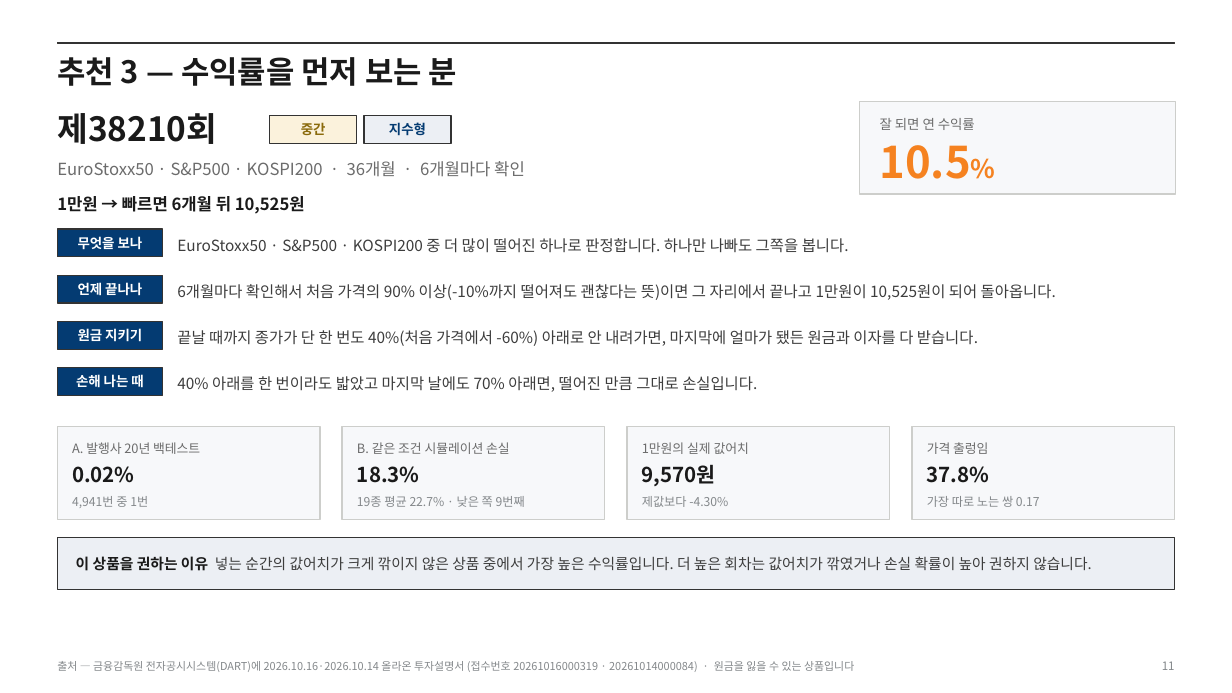
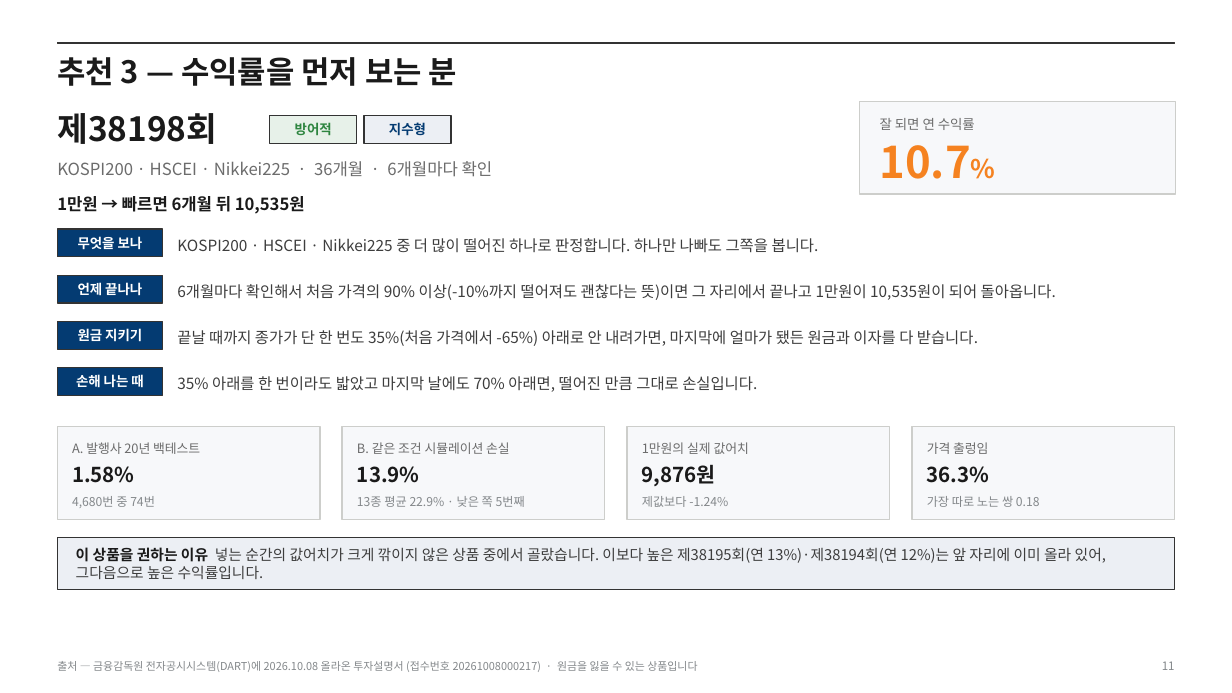
Before and after one commit to hanaroline/work_1, a slide deck: slide 11 of els-analysis-deck.pptx. Drawn at 1232x693 pixels with LibreOffice and Linux fonts; fonts in the diff are those of the drawing. Boxes give left, top, right and bottom in pixels: in the first picture for what was removed or moved away, otherwise in the second. Text is boxed around its words. In the diff, an @@ line names an element or a change of style, - is before the commit and + after.

```diff
--- a/els-analysis-deck.pptx
+++ b/els-analysis-deck.pptx
@@ text at <box>57,113,217,144</box>: text changed @@
-제38210회
+제38198회
@@ rectangle at <box>270,116,357,143</box>: fill #FBF2DC to #E7F1E9 @@
@@ text at <box>295,122,332,135</box>: text changed; text colour #8A6A0B to #2E8540 @@
-중간
+방어적
@@ text at <box>880,145,971,179</box>: text changed @@
-10.5%
+10.7%
@@ text at <box>57,161,493,177</box>: text changed @@
-EuroStoxx50 · S&P500 · KOSPI200 · 36개월 · 6개월마다 확인
+KOSPI200 · HSCEI · Nikkei225 · 36개월 · 6개월마다 확인
@@ text at <box>57,196,305,214</box>: text changed @@
-1만원 → 빠르면 6개월 뒤 10,525원
+1만원 → 빠르면 6개월 뒤 10,535원
@@ text at <box>177,238,819,253</box>: text changed @@
-EuroStoxx50 · S&P500 · KOSPI200 중 더 많이 떨어진 하나로 판정합니다. 하나만 나빠도 그쪽을 봅니다.
+KOSPI200 · HSCEI · Nikkei225 중 더 많이 떨어진 하나로 판정합니다. 하나만 나빠도 그쪽을 봅니다.
@@ text at <box>177,284,1056,300</box>: text changed @@
-6개월마다 확인해서 처음 가격의 90% 이상(-10%까지 떨어져도 괜찮다는 뜻)이면 그 자리에서 끝나고 1만원이 10,525원이 되어 돌아옵니다.
+6개월마다 확인해서 처음 가격의 90% 이상(-10%까지 떨어져도 괜찮다는 뜻)이면 그 자리에서 끝나고 1만원이 10,535원이 되어 돌아옵니다.
@@ text at <box>177,330,978,346</box>: text changed @@
-끝날 때까지 종가가 단 한 번도 40%(처음 가격에서 -60%) 아래로 안 내려가면, 마지막에 얼마가 됐든 원금과 이자를 다 받습니다.
+끝날 때까지 종가가 단 한 번도 35%(처음 가격에서 -65%) 아래로 안 내려가면, 마지막에 얼마가 됐든 원금과 이자를 다 받습니다.
@@ text at <box>177,376,757,392</box>: text changed @@
-40% 아래를 한 번이라도 밟았고 마지막 날에도 70% 아래면, 떨어진 만큼 그대로 손실입니다.
+35% 아래를 한 번이라도 밟았고 마지막 날에도 70% 아래면, 떨어진 만큼 그대로 손실입니다.
@@ text at <box>72,466,135,483</box>: text changed @@
-0.02%
+1.58%
@@ text at <box>357,466,420,483</box>: text changed @@
-18.3%
+13.9%
@@ text at <box>642,464,716,486</box>: text changed @@
-9,570원
+9,876원
@@ text at <box>927,466,990,483</box>: text changed @@
-37.8%
+36.3%
@@ text at <box>72,496,155,508</box>: text changed @@
-4,941번 중 1번
+4,680번 중 74번
@@ text at <box>357,496,525,507</box>: text changed @@
-19종 평균 22.7% · 낮은 쪽 9번째
+13종 평균 22.9% · 낮은 쪽 5번째
@@ text at <box>642,496,728,507</box>: text changed @@
-제값보다 -4.30%
+제값보다 -1.24%
@@ text at <box>927,496,1040,507</box>: text changed @@
-가장 따로 노는 쌍 0.17
+가장 따로 노는 쌍 0.18
@@ text at <box>76,547,1106,579</box>: text changed @@
-이 상품을 권하는 이유 넣는 순간의 값어치가 크게 깎이지 않은 상품 중에서 가장 높은 수익률입니다. 더 높은 회차는 값어치가 깎였거나 손실 확률이 높아 권하지 않습니다.
+이 상품을 권하는 이유 넣는 순간의 값어치가 크게 깎이지 않은 상품 중에서 골랐습니다. 이보다 높은 제38195회(연 13%)·제38194회(연 12%)는 앞 자리에 이미 올라 있어, 그다음으로 높은 수익률입니다.
@@ text at <box>57,661,697,672</box>: text changed @@
-출처 — 금융감독원 전자공시시스템(DART)에 2026.10.16·2026.10.14 올라온 투자설명서 (접수번호 20261016000319 · 20261014000084) · 원금을 잃을 수 있는 상품입니다
+출처 — 금융감독원 전자공시시스템(DART)에 2026.10.08 올라온 투자설명서 (접수번호 20261008000217) · 원금을 잃을 수 있는 상품입니다
```
Also in this commit, not shown: 15 other slides changed, 23 other files.
